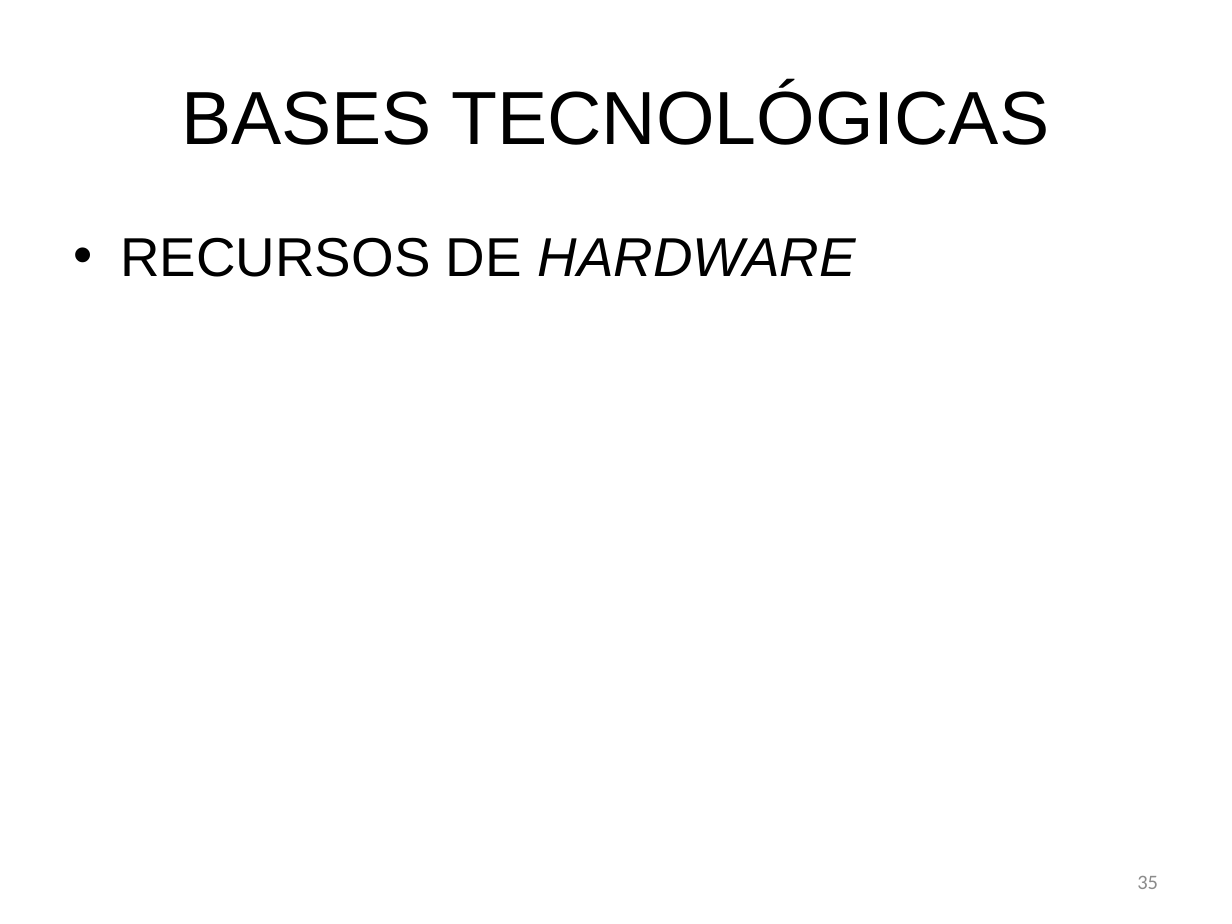
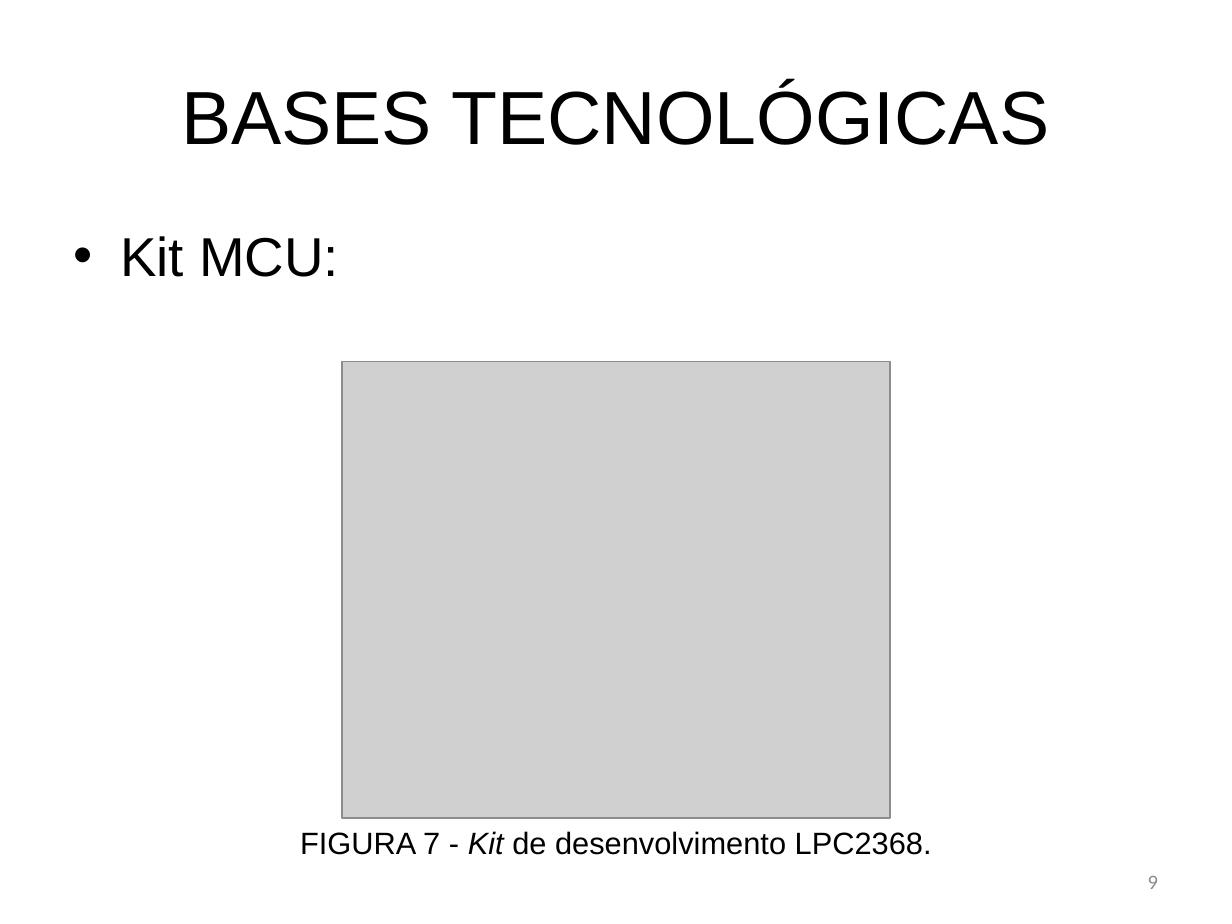
Before and after one commit to bengelbert/ifsc, a slide deck: slide 9 of tcc/docs/monograph.pptx (slide 35 before the commit). Drawn at 1232x924 pixels with LibreOffice and Linux fonts; fonts in the diff are those of the drawing; grey boxes stand for pictures. Boxes give left, top, right and bottom in pixels: in the first picture for what was removed or moved away, otherwise in the second. Text is boxed around its words. In the diff, an @@ line names an element or a change of style, - is before the commit and + after.

```diff
--- a/tcc/docs/monograph.pptx
+++ b/tcc/docs/monograph.pptx
@@ text at (120, 236, 339, 277): text changed @@
-• RECURSOS DE HARDWARE
+• Kit MCU:
@@ picture added at (342, 362, 891, 818) @@
@@ text added at (300, 831, 932, 855), 18 pt, text #000000 @@
+FIGURA 7 - Kit de desenvolvimento LPC2368.
@@ page number at (1148, 876, 1158, 889): text changed @@
-35
+9
```
Also in this commit, not shown: 7 other slides changed, 1 slide added, 30 slides removed, 1 other file.
